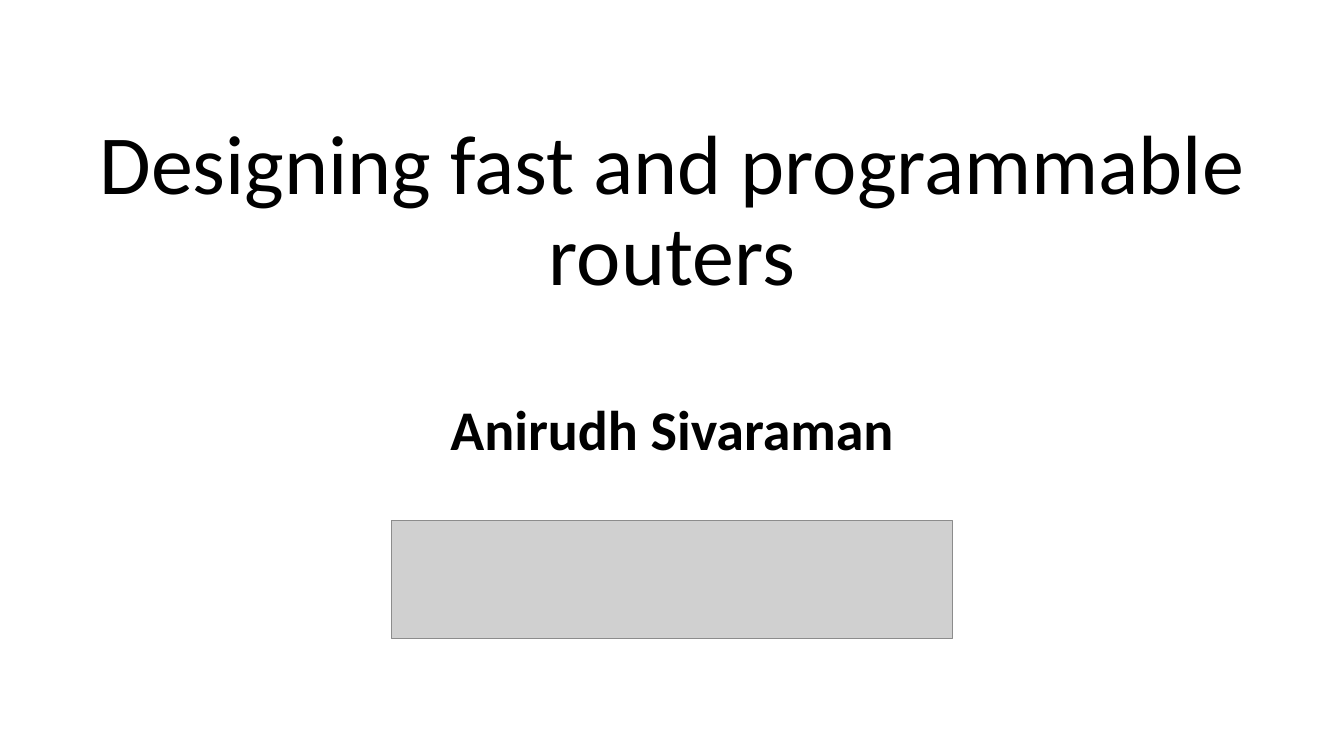
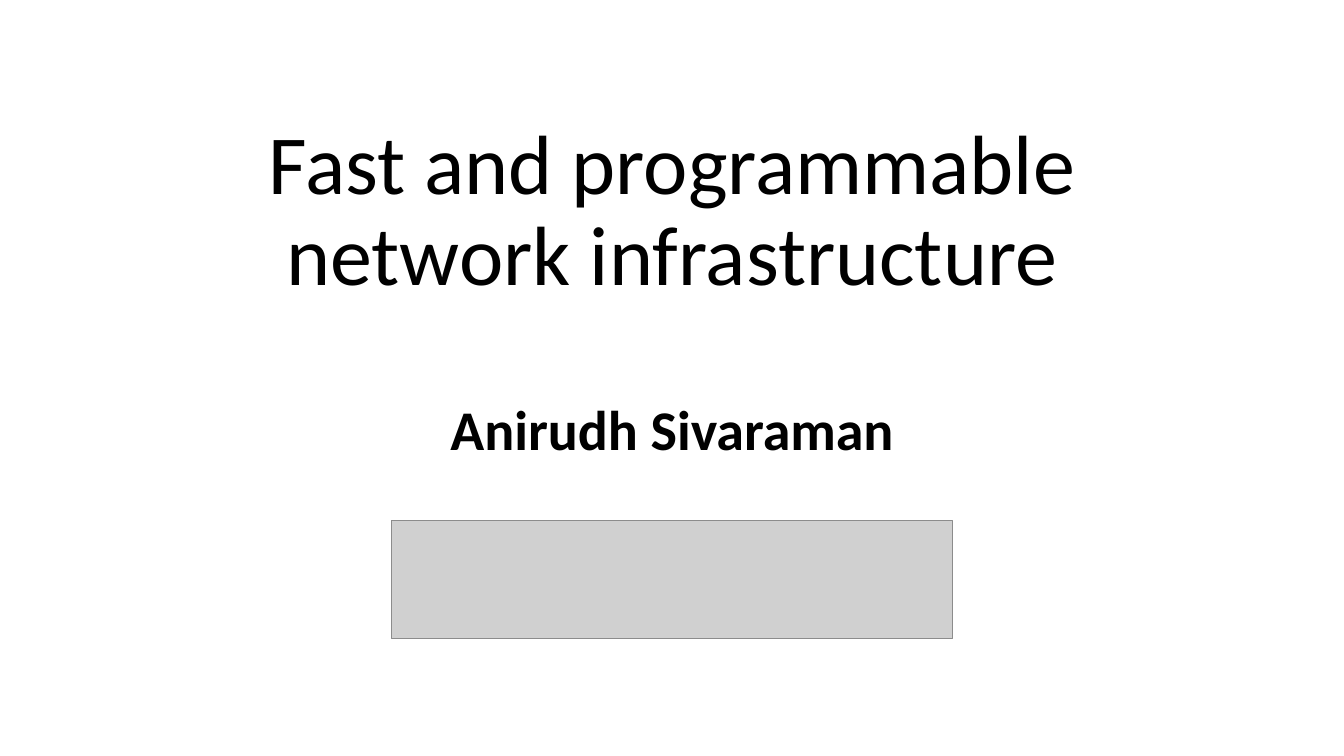
Before and after one commit to anirudhSK/pifo-domino-marple-ppts, a slide deck: slide 1 of nyu_wireless.pptx. Drawn at 1344x756 pixels with LibreOffice and Linux fonts; fonts in the diff are those of the drawing; grey boxes stand for pictures. Boxes give left, top, right and bottom in pixels: in the first picture for what was removed or moved away, otherwise in the second. Text is boxed around its words. In the diff, an @@ line names an element or a change of style, - is before the commit and + after.

```diff
--- a/nyu_wireless.pptx
+++ b/nyu_wireless.pptx
@@ title at <box>269,135,1075,286</box>: text changed @@
-Designing fast and programmable routers
+Fast and programmable
+network infrastructure
```
Also in this commit, not shown: 2 other slides changed, 2 slides added, 111 slides removed.
